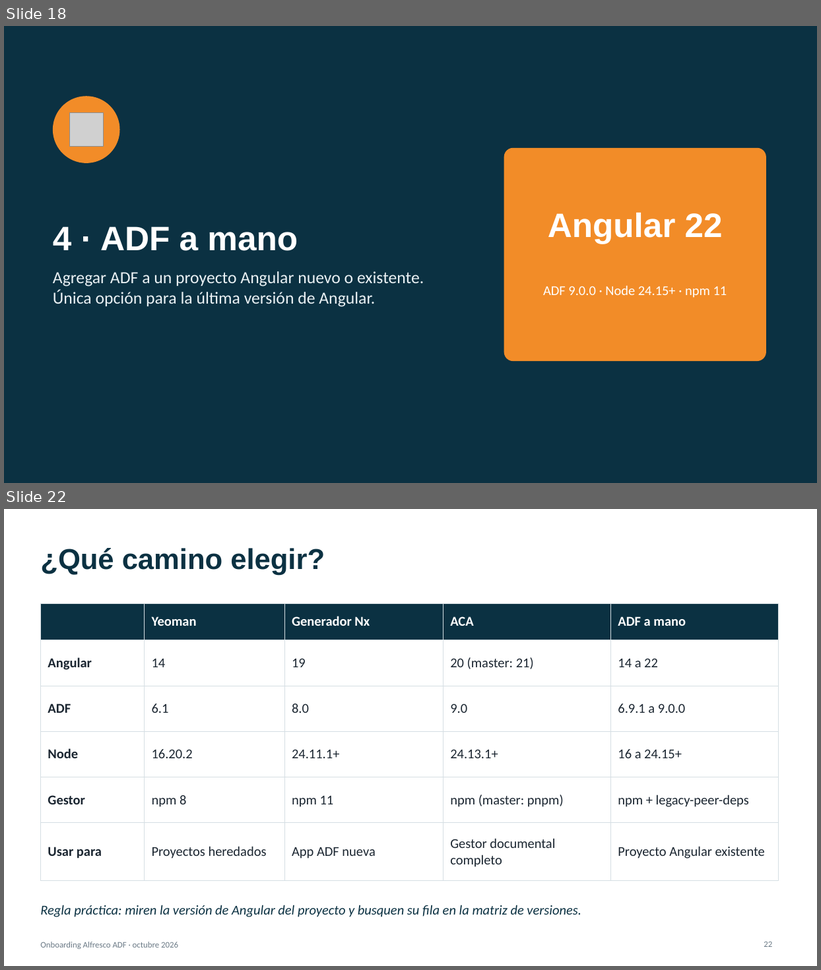
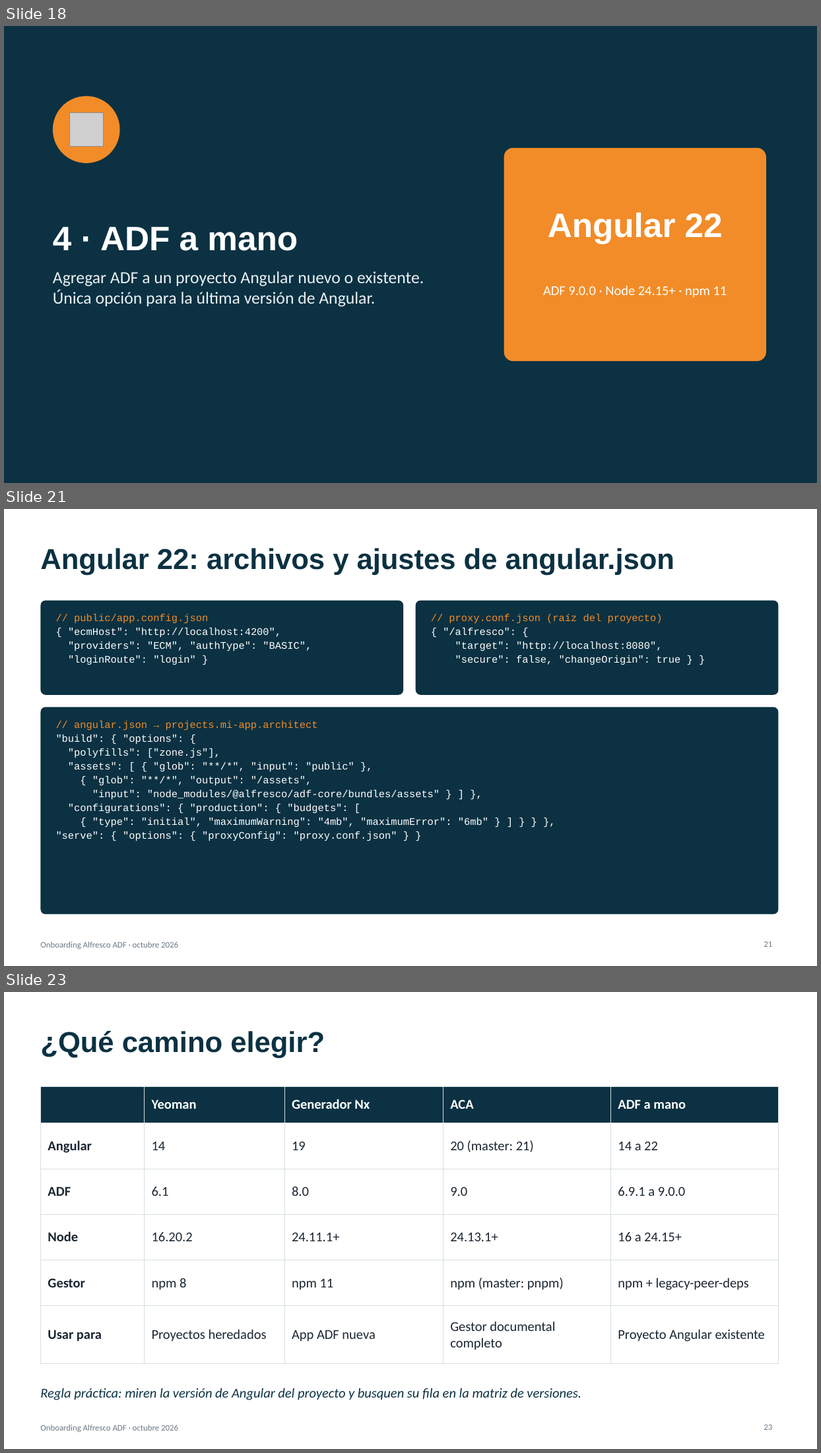
Before and after one commit to renzoqamao/alfresco-adf-onboarding, a slide deck: docs/onboarding-adf.pptx. Shown one above the other, each under a label of ours: slides 18 and 22 before the commit, slides 18, 21 and 23 after it; the slides between them are not shown. The pictures are 821x970 and 821x1453 pixels, drawn with LibreOffice and Linux fonts; fonts in the diff are those of the drawing; grey boxes stand for pictures. Boxes give left, top, right and bottom in pixels: in the first picture for what was removed or moved away, otherwise in the second. Text is boxed around its words. In the diff, an @@ line names an element or a change of style, - is before the commit and + after.

```diff
--- a/docs/onboarding-adf.pptx
+++ b/docs/onboarding-adf.pptx
@@ slide 21 added at (4,509,817,966), background #FFFFFF; not listed: 1 template element that a slide beside it also shows @@
@@ title added at (40,548,675,575), 34 pt, text #0B3142, bold @@
+Angular 22: archivos y ajustes de angular.json
@@ rounded rectangle added at (40,601,403,695), fill #0B3142 @@
@@ rounded rectangle added at (416,601,779,695), fill #0B3142 @@
@@ text added at (68,614,312,665), 12 pt, text #FFFFFF @@
+// public/app.config.json
+{ "ecmHost": "http://localhost:4200",
+"providers": "ECM", "authType": "BASIC",
+"loginRoute": "login" }
@@ text added at (443,614,680,665), 12 pt, text #FFFFFF @@
+// proxy.conf.json (raíz del proyecto)
+{ "/alfresco": {
+"target": "http://localhost:8080",
+"secure": false, "changeOrigin": true } }
@@ rounded rectangle added at (40,707,779,915), fill #0B3142 @@
@@ text added at (56,721,488,842), 12 pt, text #FFFFFF @@
+// angular.json → projects.mi-app.architect
+"build": { "options": {
+"polyfills": ["zone.js"],
+"assets": [ { "glob": "**/*", "input": "public" },
+{ "glob": "**/*", "output": "/assets",
+"input": "node_modules/@alfresco/adf-core/bundles/assets" } ] },
+"configurations": { "production": { "budgets": [
+{ "type": "initial", "maximumWarning": "4mb", "maximumError": "6mb" } ] } } },
+"serve": { "options": { "proxyConfig": "proxy.conf.json" } }
@@ page number added at (764,941,772,947), 10 pt, text #6B7A86 @@
+21
@@ what was slide 22 is now slide 23 @@
```
Also in this commit, not shown: 12 slides changed, 2 other slides added, 2 slides removed, 4 other files.
